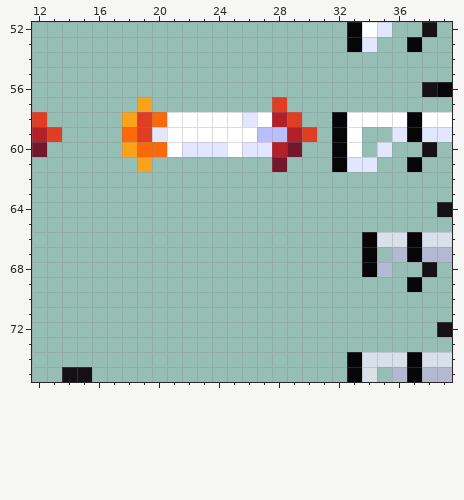
Two states of a pixel-art file, src/img/weapons.aseprite. The first picture shows the starting point.
96x128 pixels, 1 frame. Shown: x 12..39, y 52..75.
Once edited:
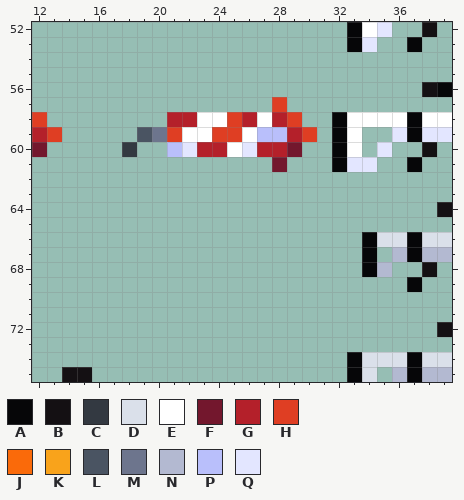
Palette (. is transparent): A #060608  B #141013  C #333941  D #dae0ea  E #ffffff  F #73172d  G #b4202a  H #df3e23  J #fa6a0a  K #f9a31b  L #4a5462  M #6d758d  N #b3b9d1  P #b9bffb  Q #e3e6ff
What changed:
y 57: x 19 K -> .
y 58: x 18..22 KHJEE -> ...GG; x 25..26 EQ -> HG
y 59: x 18..21 JHQE -> .LMH; x 24..25 EE -> HH
y 60: x 18..21 KJJE -> C..P; x 23..24 QQ -> GG; x 27 Q -> G
y 61: x 19 K -> .
Changed places in both pictures, as pixel boxes (x1, y1, x2, y2):
changed: (122, 97, 272, 172)
